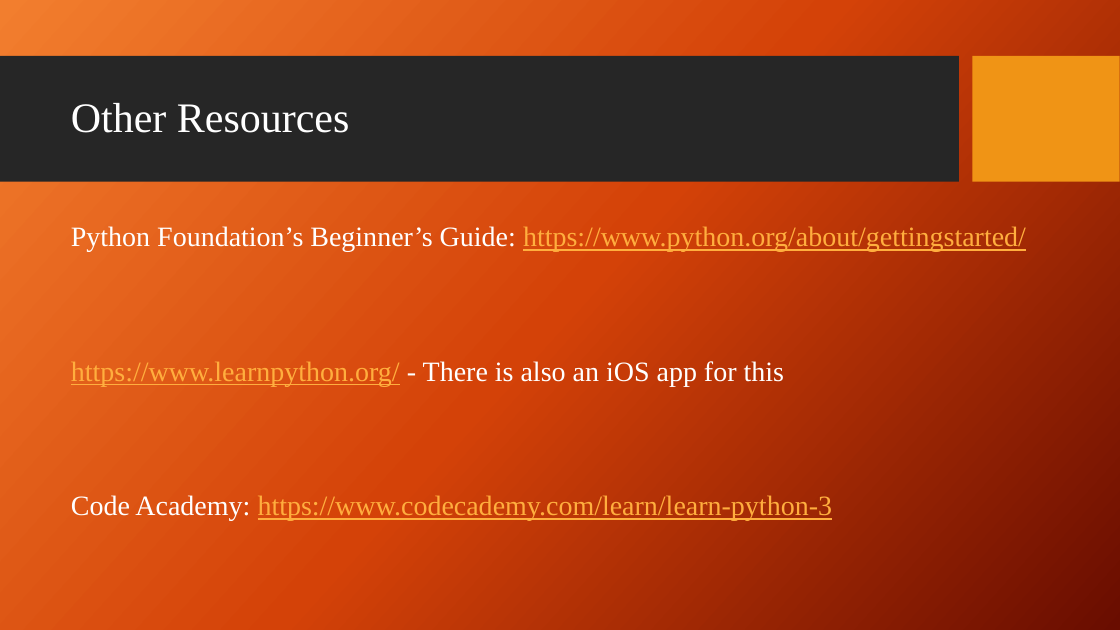
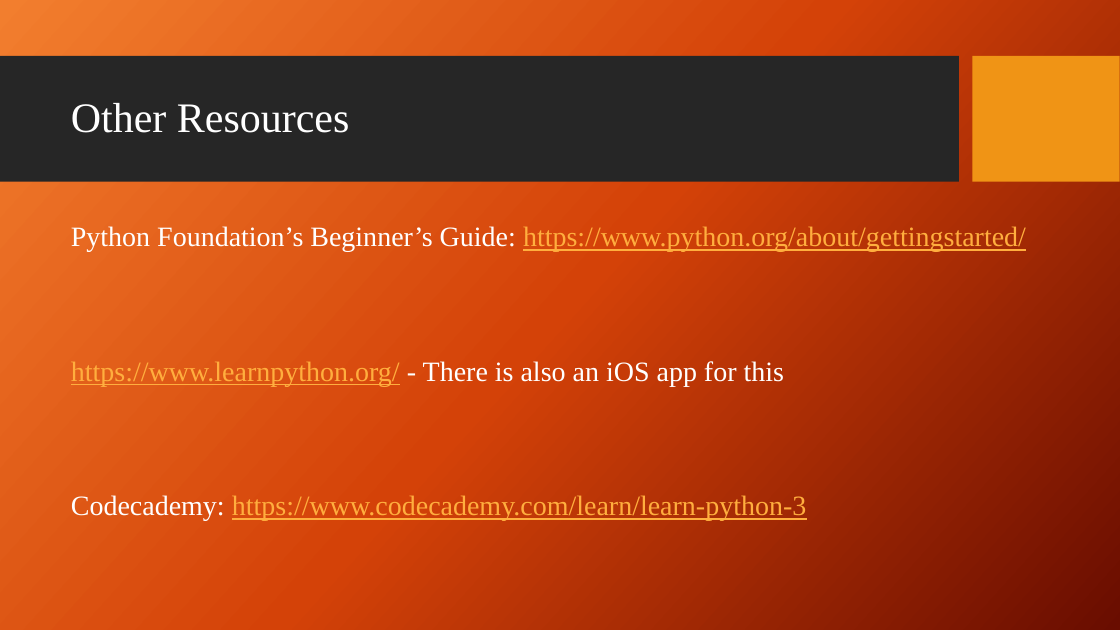
Before and after one commit to giganano/PythonBootcamp, a slide deck: slide 10 of slides/intro.pptx. Drawn at 1120x630 pixels with LibreOffice and Linux fonts; fonts in the diff are those of the drawing; background and template pictures are left out. Boxes give left, top, right and bottom in pixels: in the first picture for what was removed or moved away, otherwise in the second. Text is boxed around its words. In the diff, an @@ line names an element or a change of style, - is before the commit and + after.

```diff
--- a/slides/intro.pptx
+++ b/slides/intro.pptx
@@ text at (71,494,807,521): text changed @@
-Code Academy: https://www.codecademy.com/learn/learn-python-3
+Codecademy: https://www.codecademy.com/learn/learn-python-3
```
Also in this commit, not shown: 3 other slides changed, 8 other files.
